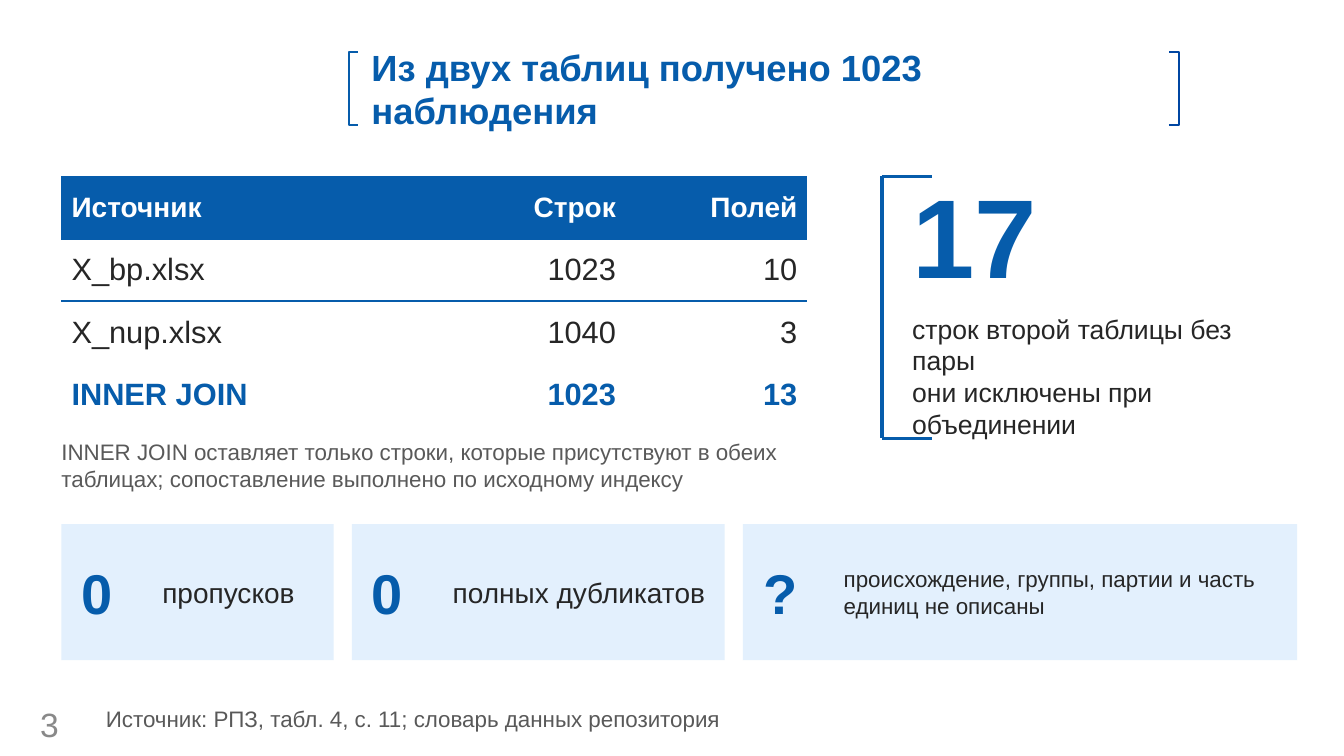
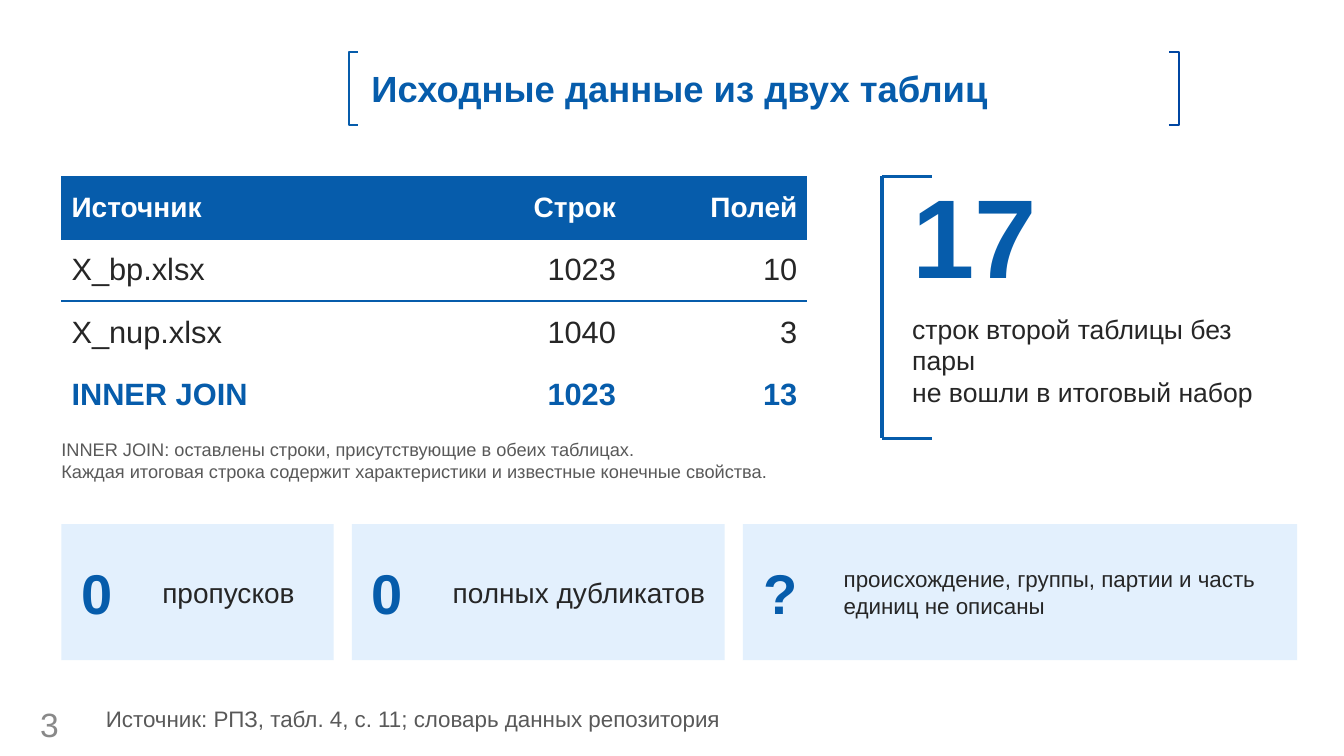
Before and after one commit to fpvcstep/composites-property-prediction, a slide deck: slide 3 of presentation/Презентация.pptx. Drawn at 1344x756 pixels with LibreOffice and Linux fonts; fonts in the diff are those of the drawing; background and template pictures are left out. Boxes give left, top, right and bottom in pixels: in the first picture for what was removed or moved away, otherwise in the second. Text is boxed around its words. In the diff, an @@ line names an element or a change of style, - is before the commit and + after.

```diff
--- a/presentation/Презентация.pptx
+++ b/presentation/Презентация.pptx
@@ text in rectangle at [371,75,988,110]: text changed @@
-Из двух таблиц получено 1023 наблюдения
+Исходные данные из двух таблиц
@@ text at [912,319,1253,408]: text changed @@
-строк второй таблицы без пары
-они исключены при объединении
+строк второй таблицы без пары
+не вошли в итоговый набор
@@ text at [61,442,767,482]: text changed; size 16 to 13 pt @@
-INNER JOIN оставляет только строки, которые присутствуют в обеих таблицах; сопоставление выполнено по исходному индексу
+INNER JOIN: оставлены строки, присутствующие в обеих таблицах.
+Каждая итоговая строка содержит характеристики и известные конечные свойства.
```
Also in this commit, not shown: 2 other slides changed, 5 other files.
